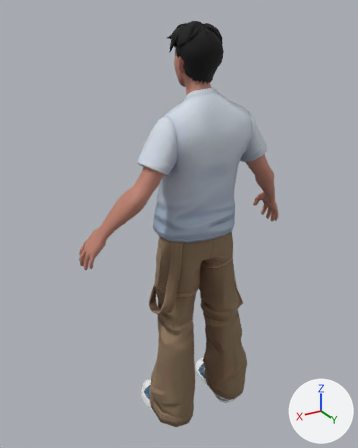
Renders of the glTF model public/programmer.glb from each side of a commit.
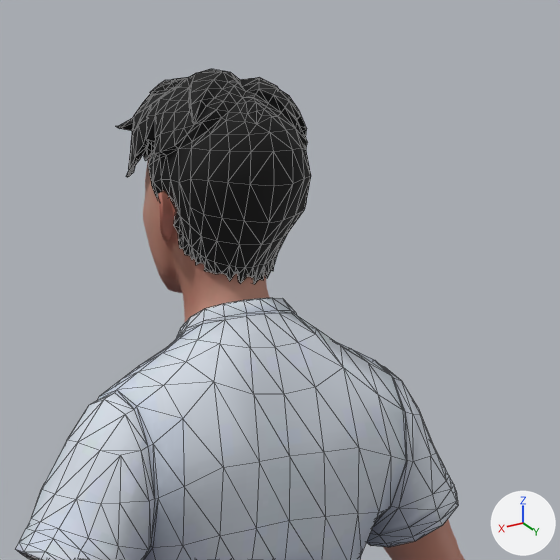
Each version appears first whole from a 50 mm camera at (1.137, 1.736, 1.898) aimed at (0.046, -0.082, 0.989), and next in a close-up on the part from 37% to 83% of the width and 0% to 37% of the height. The lights are fixed; the arrows at lower right show +X, +Y and +Z. The close-ups show mesh edges as thin lines. Vertices at the same position are counted once.

Objects in the first close-up: 'Wolf3D_Body', 'Wolf3D_Hair', 'Wolf3D_Head', 'Wolf3D_Outfit_Top'.
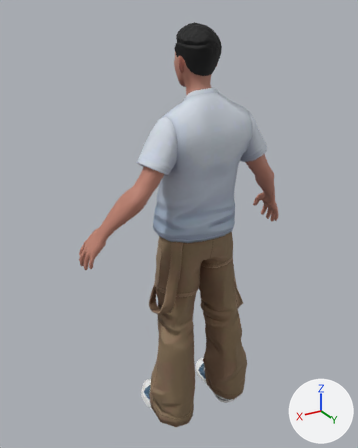
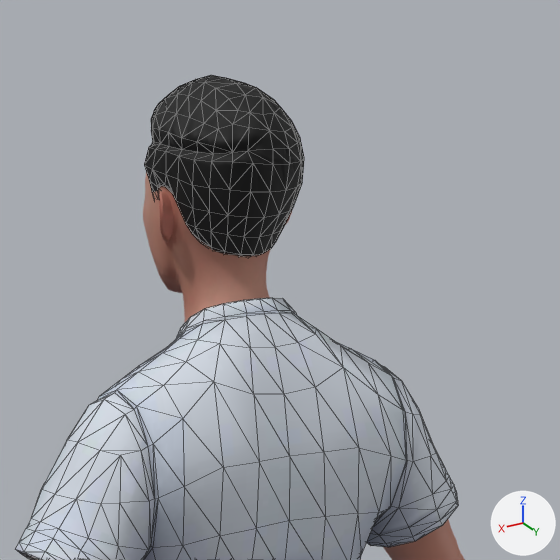
Where the change shows, as pixel boxes [x1, y1, x2, y2] in the close-ups (560 x 560 px):
'Wolf3D_Hair', reshaped (18% narrower, 15% shorter): before [115, 69, 311, 284]; after [144, 75, 304, 257]
part 1 of me_wolf3d_hair, rebuilt (13% narrower, 15% shorter): before [126, 69, 311, 284]; after [144, 75, 304, 257]
part 2 of me_wolf3d_hair, deleted: before [115, 77, 188, 130]
part 3 of me_wolf3d_hair, deleted: before [150, 78, 187, 94]

Edits to the bpy script that builds the scene:
```text
Change me_wolf3d_hair:
    used by ob_wolf3d_hair; location = (0.0, 0.0, 0.0)
    remove me_wolf3d_hair.from_pydata(...)  # 653 vertices, 1203 faces; spans x -0.107..0.098, y -0.141..0.089, z 1.63..1.863
    add me_wolf3d_hair.from_pydata(...)  # 297 vertices, 539 faces; spans x -0.085..0.086, y -0.115..0.089, z 1.66..1.856
    me_wolf3d_hair part 1: the loose piece of 514 vertices spanning x -0.107..0.098, y -0.131..0.089, z 1.63..1.863 is rebuilt with 297 vertices and now spans x -0.085..0.086, y -0.115..0.089, z 1.66..1.856
    me_wolf3d_hair part 2: the loose piece of 45 vertices spanning x -0.032..0.091, y -0.129..-0.052, z 1.795..1.854 is deleted
    me_wolf3d_hair part 3: the loose piece of 31 vertices spanning x -0.021..0.069, y -0.091..-0.036, z 1.824..1.857 is deleted
```
